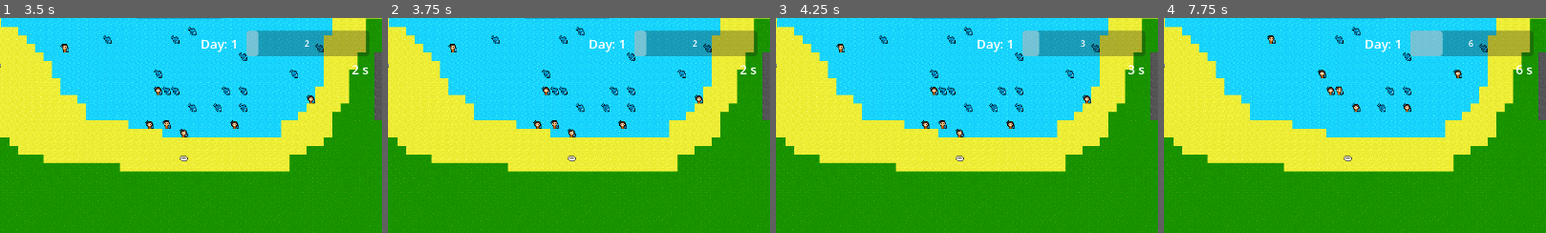
Above: before the commit, frames 1-4 (left to right).
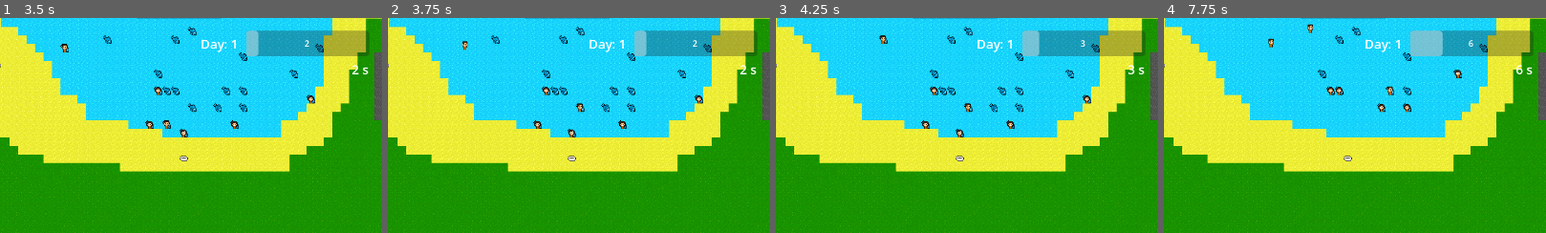
Above: after the commit, the same moments.

Repository: nookaeo/econ-village
Game: Godot game, scene res://scenes/core/world.tscn
The game is run twice, just before and just after one commit, with the same random seed, the same clock (stepped at 60 frames per second) and the same inputs.
Inputs (mouse positions are % of the whole screen's width and height, from its top left):
- Up to frame 1 (3.5 s): move the mouse to (72, 45) at 0.52 s; click (72, 45) at 0.67 s; click "Menu" at 1.25 s; drag from (30, 55) to (45, 70) at 2.02 s; move the mouse to (60, 28) at 2.77 s; click (60, 28) at 2.92 s
- Up to frame 2 (3.75 s): drag from (45, 70) to (20, 35) at 3.52 s
- Up to frame 3 (4.25 s): no input
- Up to frame 4 (7.75 s): move the mouse to (80, 65) at 4.27 s; click (80, 65) at 4.42 s; drag from (20, 35) to (35, 25) at 5.02 s; move the mouse to (55, 50) at 5.77 s; click (55, 50) at 5.92 s; drag from (35, 25) to (30, 55) at 6.52 s; move the mouse to (72, 45) at 7.27 s; click (72, 45) at 7.42 s
The pictures show only the part of the screen within x 50-100%, y 0-50%; the shares and areas given below are measured in that part.

Frame 1 is identical in both runs. In frame 2, 0.2% of the frame differs, in the area x 15-51%, y 10-52%; in frame 3, 0.2%; in frame 4, 0.4%, in the area x 27-60%, y 2-44%.

Commit message:
feat: include strength in gathering feature

Diff:
--- a/scripts/entities/natural_resources/trees/natural_resource_base_script.gd
+++ b/scripts/entities/natural_resources/trees/natural_resource_base_script.gd
@@ -17,8 +17,9 @@
 
 func gather() -> bool:
 	var delta = get_physics_process_delta_time()
-	gather_progress += 1.0 * delta
-	gatherer.active_energy -= natural_resource_data.gather_hardness * delta
+	var strength_rate :float = gatherer.strength / 100.0
+	gather_progress +=  strength_rate * delta
+	gatherer.active_energy -=  strength_rate * natural_resource_data.gather_hardness * delta
 	if gather_progress < natural_resource_data.gather_time:
 		return false
 	if drop_amount == 0 :
